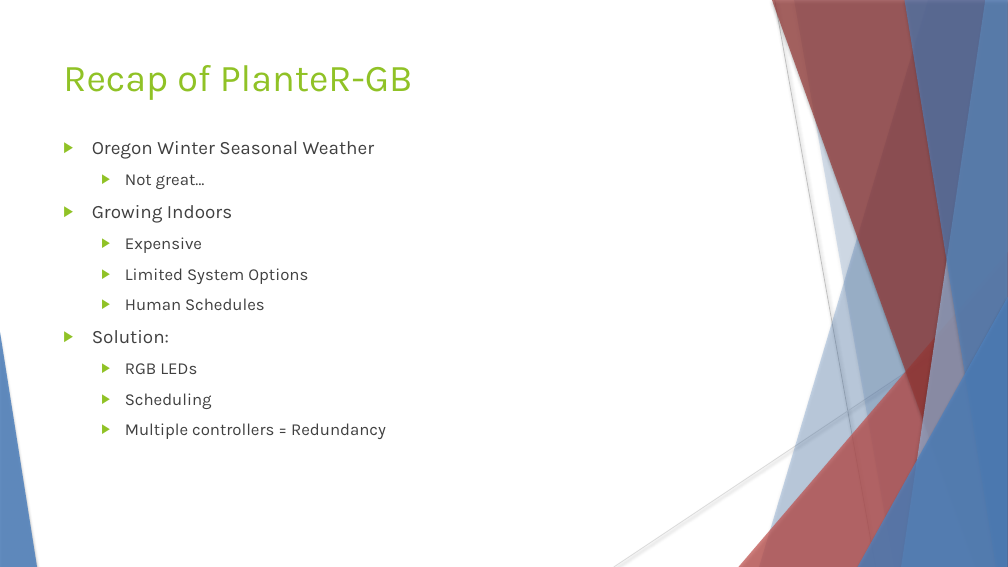
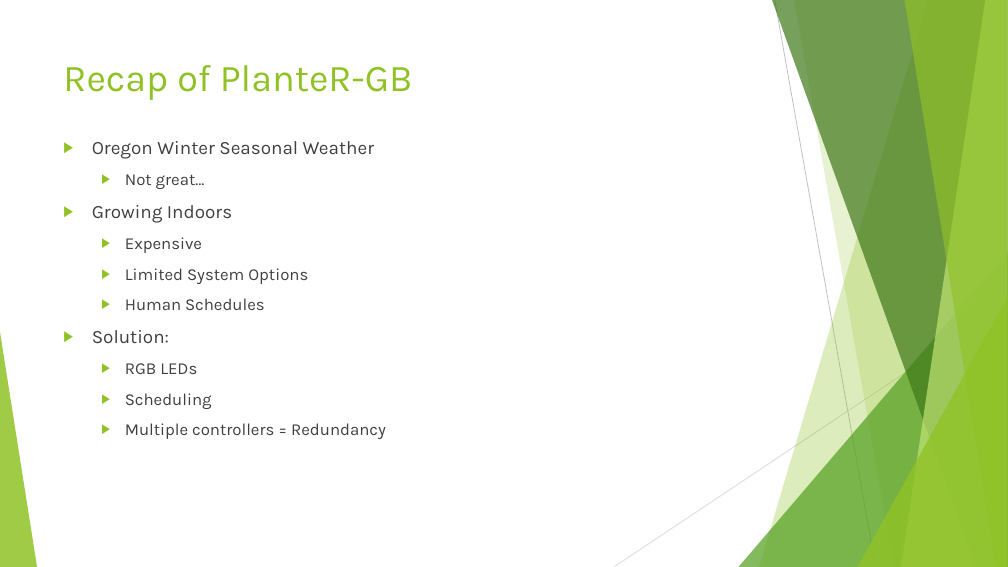
Before and after one commit to HodginAustin/Winter-Is-Coming, a slide deck: slide 3 of Documents/PresentationWinter/Winter Presentation.pptx. Drawn at 1008x567 pixels with LibreOffice and Linux fonts; fonts in the diff are those of the drawing. Boxes give left, top, right and bottom in pixels: in the first picture for what was removed or moved away, otherwise in the second. Text is boxed around its words. In the diff, an @@ line names an element or a change of style, - is before the commit and + after.

Commit message:
Added slides and changed ppt back to original colors

```diff
--- a/Documents/PresentationWinter/Winter Presentation.pptx
+++ b/Documents/PresentationWinter/Winter Presentation.pptx
@@ freeform shape at [759, 0, 1008, 567]: fill #4F81BD at 30% opacity to #90C226 at 30% opacity; shadow off @@
@@ freeform shape at [772, 0, 1008, 567]: fill #953735 at 70% opacity to #3F7819 at 70% opacity; shadow off @@
@@ line (775, 0) - (876, 567): stroke #BFBFBF 0.74 pt to #BFBFBF 0.75 pt @@
@@ freeform shape at [794, 0, 1008, 567]: fill #4F81BD at 20% opacity to #90C226 at 20% opacity; shadow off; outline redrawn @@
@@ freeform shape at [901, 0, 1008, 567]: fill #95B3D7 at 70% opacity to #C0E474 at 70% opacity; shadow off @@
@@ freeform shape at [904, 0, 1008, 567]: fill #4F81BD at 65% opacity to #90C226 at 65% opacity; shadow off @@
@@ triangle at [739, 252, 1008, 567]: fill #C0504D at 72% opacity to #54A021 at 72% opacity; shadow off @@
@@ triangle at [858, 297, 1008, 567]: fill #4F81BD at 80% opacity to #90C226 at 80% opacity; shadow off @@
@@ line (1008, 305) - (614, 567): stroke #D9D9D9 0.74 pt to #D9D9D9 0.75 pt @@
@@ triangle at [0, 332, 37, 567]: fill #4F81BD at 85% opacity to #90C226 at 85% opacity; shadow off @@
```
Also in this commit, not shown: 9 other slides changed, 10 other files.
